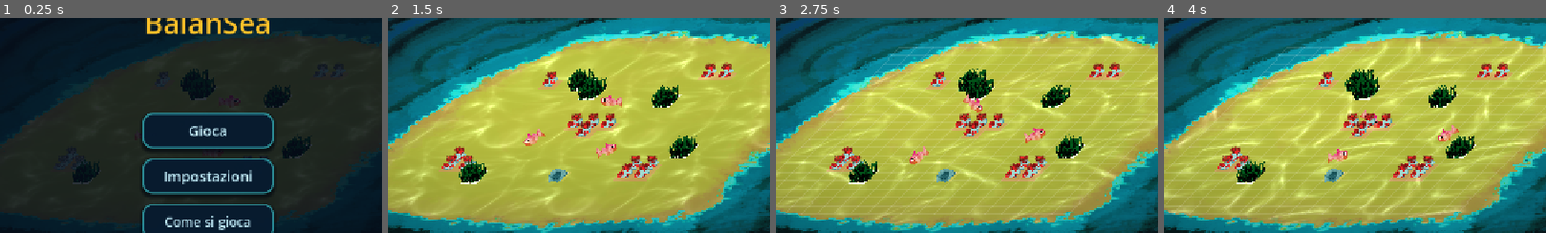
Above: before the commit, frames 1-4 (left to right).
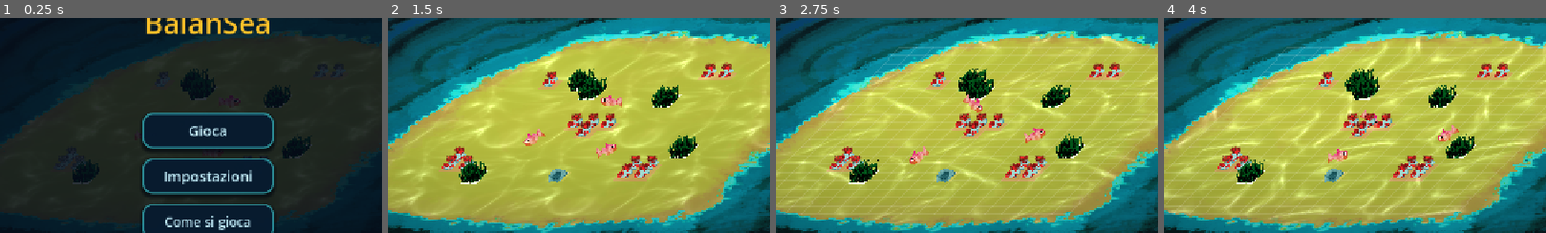
Above: after the commit, the same moments.

Repository: TakFog/rgj2026
Game: Godot game, scene res://main/main.tscn
The game is run twice, just before and just after one commit, with the same random seed, the same clock (stepped at 60 frames per second) and the same inputs. Sound files missing from this copy of the repository are replaced by a short silence.
Inputs (mouse positions are % of the whole screen's width and height, from its top left):
- Up to frame 1 (0.25 s): no input
- Up to frame 2 (1.5 s): click "Gioca" at 0.5 s; click "Inizia" at 1.25 s
- Up to frame 3 (2.75 s): click (36, 89) at 2.02 s
- Up to frame 4 (4 s): click (36, 89) at 2.77 s; click (45, 89) at 3.52 s
The pictures show only the part of the screen within x 23-73%, y 24-74%; the shares and areas given below are measured in that part.

The runs differ from the first frame. In frame 1, less than 0.1% of the frame differs, in the area x 19-55%, y 24-76%; in frame 2, 0.3%; in frame 3, 0.4%; in frame 4, 0.4%, in the area x 19-82%, y 23-78%.

Commit message:
Static view followers, shared algae material, algae cap only blocks spawning

Diff:
--- a/core/algae_spread.gd
+++ b/core/algae_spread.gd
@@ -28,6 +28,14 @@
 	return {"outcome": Outcome.BLOCKED, "cell": origin, "target": null}
 
 
+## At the algae cap (GDD §5.3) a SPAWN outcome becomes BLOCKED: no new algae
+## is born, while the other outcomes (coral damage) still apply.
+static func apply_cap(result: Dictionary, at_cap: bool) -> Dictionary:
+	if at_cap and result["outcome"] == Outcome.SPAWN:
+		return {"outcome": Outcome.BLOCKED, "cell": result["cell"], "target": null}
+	return result
+
+
 ## Base interval randomised by ±jitter (e.g. 0.2 = ±20%).
 static func next_interval(base: float, jitter: float, rng: RandomNumberGenerator) -> float:
 	return base * rng.randf_range(1.0 - jitter, 1.0 + jitter)
--- a/core/cell_probe.gd
+++ b/core/cell_probe.gd
@@ -6,16 +6,24 @@
 ## Shrinks the probe so actors merely touching a cell edge do not count.
 const MARGIN := 2.0
 
+## Reused across calls: placement probes up to 4 cells 10 times a second.
+static var _params: PhysicsShapeQueryParameters2D
+static var _rect: RectangleShape2D
+
 
 ## True if a fish (body) or a threat (area) overlaps `cell`.
 static func is_covered_by_actor(cell: Vector2i) -> bool:
-	var rect := RectangleShape2D.new()
-	rect.size = Vector2.ONE * (Game.grid.cell_size - MARGIN * 2.0)
-	var params := PhysicsShapeQueryParameters2D.new()
-	params.shape = rect
-	params.transform = Transform2D(0.0, Game.grid.cell_to_world(cell))
-	params.collision_mask = Layers.FISH | Layers.THREAT
-	params.collide_with_bodies = true
-	params.collide_with_areas = true
+	if _params == null:
+		_rect = RectangleShape2D.new()
+		_params = PhysicsShapeQueryParameters2D.new()
+		_params.shape = _rect
+		_params.collision_mask = Layers.FISH | Layers.THREAT
+		_params.collide_with_bodies = true
+		_params.collide_with_areas = true
+	# The cell size is re-read every call: Game.reset() rebuilds the grid.
+	var size := Vector2.ONE * (Game.grid.cell_size - MARGIN * 2.0)
+	if _rect.size != size:
+		_rect.size = size
+	_params.transform = Transform2D(0.0, Game.grid.cell_to_world(cell))
 	var space := Game.world.get_world_2d().direct_space_state
-	return not space.intersect_shape(params, 1).is_empty()
+	return not space.intersect_shape(_params, 1).is_empty()
--- a/entities/algae/algae.gd
+++ b/entities/algae/algae.gd
@@ -20,6 +20,8 @@
 ## horizontal edges. The sprite is fitted so this tile lies on the cell.
 const ART_TILE_CENTER := Vector2(125.5, 167.0)
 const ART_TILE_WIDTH := 139.0
+
+static var _shared_sway: ShaderMaterial
 
 var cell: Vector2i
 ## Last fish that reserved this algae (to swim to it or eat it), or null. It
@@ -47,7 +49,7 @@
 	var sprite := visual.add_sprite(TEXTURE)
 	_fit_on_cell(sprite, visual.polygon)
 	sprite.modulate = SPRITE_TINT
-	sprite.material = _sway_material(cell)
+	sprite.material = _sway_material()
 	_attach_sorted_by_back_edge(visual)
 	_rng.randomize()
 	_reset_timer()
@@ -63,7 +65,7 @@
 	add_child(anchor)
 	# Shift the visual back so it still sits on the cell.
 	visual.position = Game.projection.to_screen(position) - Game.projection.to_screen(position + anchor.position)
-	ViewFollower.attach(anchor, visual)
+	ViewFollower.attach(anchor, visual, true)
 
 
 func _physics_process(delta: float) -> void:
@@ -73,13 +75,14 @@
 		try_expand()
 
 
-## One expansion attempt (GDD §5.3). Skipped when the algae cap is reached.
+## One expansion attempt (GDD §5.3). At the algae cap no new algae is born,
+## but the attempt still runs (it can damage a coral).
 func try_expand() -> void:
 	if is_queued_for_deletion():
 		return
-	if get_tree().get_nodes_in_group(Groups.ALGAE).size() >= Game.eco.algae_max_count:
-		return
+	var at_cap := get_tree().get_node_count_in_group(Groups.ALGAE) >= Game.eco.algae_max_count
 	var result := AlgaeSpread.attempt(cell, Game.grid, _rng, _is_coral, CellProbe.is_covered_by_actor)
+	result = AlgaeSpread.apply_cap(result, at_cap)
 	match result["outcome"]:
 		AlgaeSpread.Outcome.SPAWN:
 			Game.factory.spawn_algae(result["cell"])
@@ -124,12 +127,13 @@
 	sprite.position = -(ART_TILE_CENTER - texture_center) * sprite.scale
 
 
-## Per-cell phase: neighbouring algae sway independently instead of in lockstep.
-func _sway_material(at_cell: Vector2i) -> ShaderMaterial:
-	var sway := ShaderMaterial.new()
-	sway.shader = SWAY_SHADER
-	sway.set_shader_parameter("phase", float(at_cell.x) * 0.73 + float(at_cell.y) * 1.21)
-	return sway
+## One material shared by every algae so their sprites batch; the shader
+## derives each plant's phase from its position, so they still sway apart.
+static func _sway_material() -> ShaderMaterial:
+	if _shared_sway == null:
+		_shared_sway = ShaderMaterial.new()
+		_shared_sway.shader = SWAY_SHADER
+	return _shared_sway
 
 
 func _is_coral(entity: Object) -> bool:
--- a/entities/algae/algae_sway.gdshader
+++ b/entities/algae/algae_sway.gdshader
@@ -5,7 +5,8 @@
 //  * `vertex()` leans the whole plant from its rooted base (the quad's top
 //    corners move while the bottom edge stays put);
 //  * `fragment()` warps the UVs so single fronds ripple against each other.
-// `phase` is set per algae so neighbouring plants do not move in lockstep.
+// The phase comes from the sprite's canvas position, so neighbouring plants
+// do not move in lockstep while all algae share one material (batching).
 // Web-safe: Compatibility renderer / WebGL2, no screen texture.
 
 // Whole-plant lean at the tip, as a fraction of the texture width.
@@ -19,8 +20,13 @@
 uniform float ripple_frequency : hint_range(0.0, 40.0) = 9.0;
 // Bottom fraction of the sprite that is rooted and never moves.
 uniform float base_height : hint_range(0.0, 1.0) = 0.4;
-// Per-instance offset (radians) so the algae sway independently.
+// Phase (radians) per screen pixel of the sprite's position: about 0.73 rad
+// per cell along x and 1.21 rad per cell along y with the default view.
+uniform vec2 phase_per_pixel = vec2(0.018, 0.079);
+// Extra offset (radians) for a material that is not shared (e.g. the tutorial).
 uniform float phase = 0.0;
+
+varying float position_phase;
 
 
 // 0 at the rooted base, 1 at the tips.
@@ -32,15 +38,16 @@
 
 
 void vertex() {
-	float lean = sin(TIME * sway_speed + phase);
+	position_phase = phase + dot(MODEL_MATRIX[3].xy, phase_per_pixel);
+	float lean = sin(TIME * sway_speed + position_phase);
 	VERTEX.x += lean * lean_strength * tip_weight(UV) / TEXTURE_PIXEL_SIZE.x;
 }
 
 
 void fragment() {
 	float height = tip_weight(UV);
-	float wave = sin(TIME * sway_speed + phase + UV.y * sway_frequency + UV.x * ripple_frequency);
-	float ripple = sin(TIME * sway_speed * 0.63 + phase * 1.7 + UV.y * sway_frequency * 0.6);
+	float wave = sin(TIME * sway_speed + position_phase + UV.y * sway_frequency + UV.x * ripple_frequency);
+	float ripple = sin(TIME * sway_speed * 0.63 + position_phase * 1.7 + UV.y * sway_frequency * 0.6);
 	float offset = (wave * 0.7 + ripple * 0.3) * sway_strength * height;
 
 	vec2 uv = UV;
--- a/entities/coral/coral.gd
+++ b/entities/coral/coral.gd
@@ -72,7 +72,7 @@
 		_visuals.append(visual)
 		visual.add_sprite(BASE_TEXTURE)
 		_sprites.append(visual.add_sprite(CORAL_TEXTURE))
-		_followers.append(ViewFollower.attach(marker, visual))
+		_followers.append(ViewFollower.attach(marker, visual, true))
 
 
 func _process(delta: float) -> void:
--- a/entities/nest/nest.gd
+++ b/entities/nest/nest.gd
@@ -62,7 +62,7 @@
 	_update_sprite()
 	# Ground cover: drawn below the y-sorted actors (fish, corals, threats) so
 	# they always swim over the nest, even when the nest sprite overlaps them.
-	ViewFollower.attach(self, _visual).z_index = -1
+	ViewFollower.attach(self, _visual, true).z_index = -1
 
 
 func _process(delta: float) -> void:
--- a/entities/view_follower.gd
+++ b/entities/view_follower.gd
@@ -2,16 +2,23 @@
 extends Node2D
 ## Screen-space visual that tracks a logical-world node through the projection.
 ## Lives under Game.view (y-sorted); freed automatically with its target.
+## Static targets (corals, algae, nests never move) sync once and stop
+## processing. Game.projection is only rebuilt by Game.reset(), when the scene
+## is reloaded and every follower is recreated; call sync_position() to re-sync
+## a static follower if its target or the projection ever changes.
 
 var target: Node2D
 
 
 ## Creates a follower for `p_target`, parents `visual` to it and adds it to Game.view.
-static func attach(p_target: Node2D, visual: Node2D) -> ViewFollower:
+## `static_target`: the target never moves, so it is synced once, not every frame.
+static func attach(p_target: Node2D, visual: Node2D, static_target: bool = false) -> ViewFollower:
 	var follower := ViewFollower.new()
 	follower.target = p_target
 	follower.add_child(visual)
 	Game.view.add_child(follower)
+	# After add_child: entering the tree re-enables _process.
+	follower.set_process(not static_target)
 	follower.sync_position()
 	p_target.tree_exiting.connect(follower.queue_free)
 	return follower
--- a/tests/unit/test_algae_spread.gd
+++ b/tests/unit/test_algae_spread.gd
@@ -75,3 +75,18 @@
 	for i in 50:
 		var value := AlgaeSpread.next_interval(10.0, 0.2, rng)
 		assert_true(value >= 8.0 and value <= 12.0, str(value))
+
+
+func test_cap_blocks_spawn() -> void:
+	var result := AlgaeSpread.attempt(Vector2i(2, 2), grid, rng, _is_coral, _never_covered)
+	assert_eq(result["outcome"], AlgaeSpread.Outcome.SPAWN)
+	assert_eq(AlgaeSpread.apply_cap(result, true)["outcome"], AlgaeSpread.Outcome.BLOCKED)
+	assert_eq(AlgaeSpread.apply_cap(result, false)["outcome"], AlgaeSpread.Outcome.SPAWN)
+
+
+func test_cap_still_damages_coral() -> void:
+	_block([Vector2i(2, 1), Vector2i(1, 2), Vector2i(3, 2)])
+	grid.occupy([Vector2i(2, 3)], coral)
+	var result := AlgaeSpread.apply_cap(AlgaeSpread.attempt(Vector2i(2, 2), grid, rng, _is_coral, _never_covered), true)
+	assert_eq(result["outcome"], AlgaeSpread.Outcome.DAMAGE_CORAL)
+	assert_eq(result["target"], coral)
